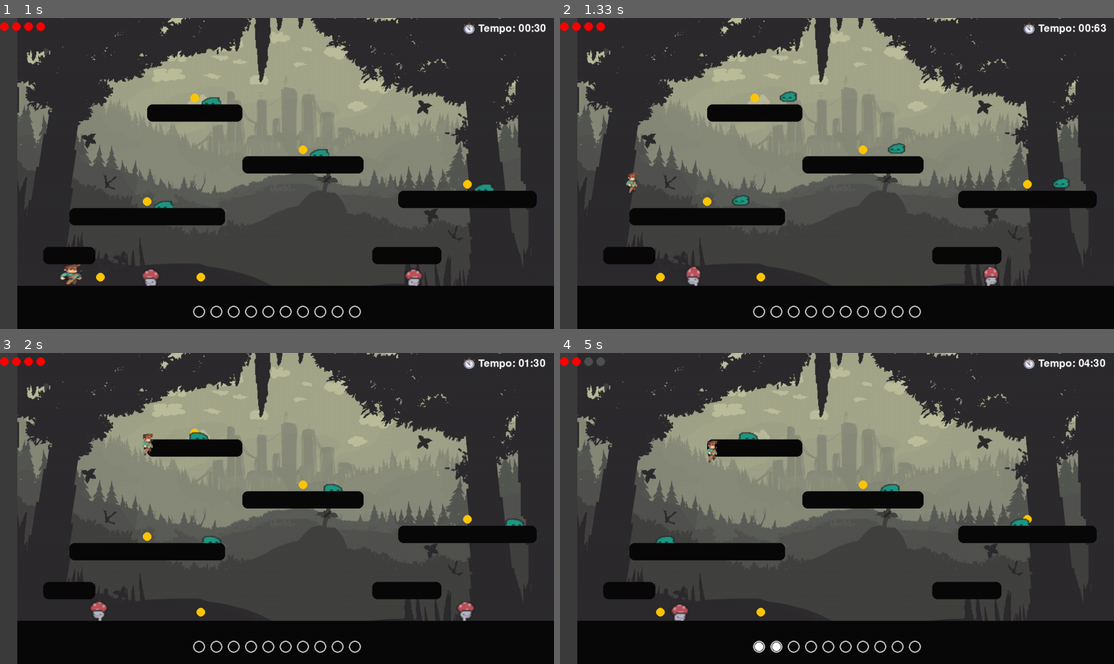
Above: before the commit, frames 1-4 (two rows, left to right).
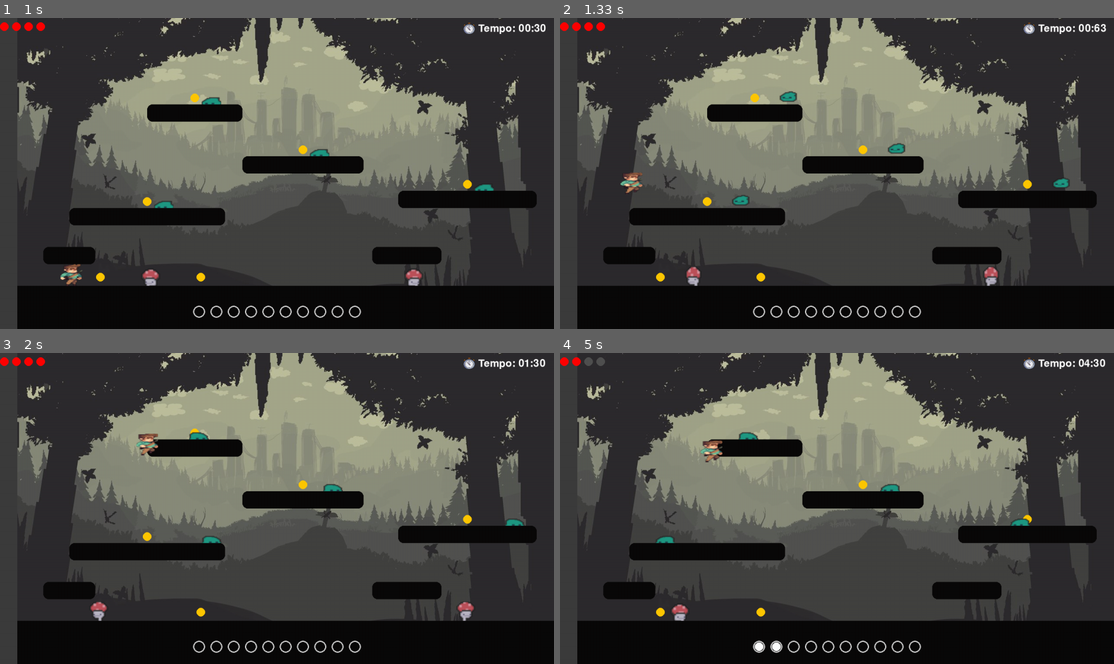
Above: after the commit, the same moments.

Repository: dianaract1311/Pygame-25.2
Game: pygame game, started from fase1.py
The game is run twice, just before and just after one commit, with the same random seed, the same clock (stepped at 60 frames per second) and the same inputs.
Inputs:
- Up to frame 1 (1 s): tap Space at 0.33, 0.67 s
- Up to frame 2 (1.33 s): tap Space at 1 s
- Up to frame 3 (2 s): hold Right 1.33-1.8 s; tap Space at 1.4, 1.7, 1.95 s; hold Right from 1.88 s (still down)
- Up to frame 4 (5 s): tap E at 2.03, 3.53 s; tap Space at 2.25, 2.45, 2.75, 3.02, 3.32, 3.45, 3.75, 4.12, 4.42, 4.62, 4.92 s; release Right at 2.35 s; hold Left 2.38-2.92 s; hold Left 2.95-3.35 s; hold Right 3.38-4.02 s; hold Left 4.05-4.52 s; hold Right from 4.55 s (still down)

Frame 1 is identical in both runs. In frame 2, 0.1% of the frame differs, in the area x 10-15%, y 49-57%; in frame 3, 0.1%; in frame 4, 0.2%, in the area x 25-30%, y 28-36%.

Commit message:
Arrumando sprite do jump do personagem

Diff:
--- a/fase1.py
+++ b/fase1.py
@@ -172,11 +172,8 @@
         self.jump_frame = None
         try:
             jimg = pygame.image.load(jump_path).convert_alpha()
-            # Mantemos proporção: escala para caber na altura do rect mantendo proporção
-            jw, jh = jimg.get_size()
-            scale_h = self.rect.height
-            scale_w = int(jw * (scale_h / jh))
-            self.jump_frame = pygame.transform.smoothscale(jimg, (scale_w, scale_h))
+            # **Alteração**: redimensionar o frame de pulo para exatamente o mesmo tamanho do rect
+            self.jump_frame = pygame.transform.smoothscale(jimg, (self.rect.width, self.rect.height))
         except Exception as e:
             # se falhar, apenas mantemos jump_frame = None (fallback será o comportamento anterior)
             print(f"Aviso: não foi possível carregar jump.png: {e}")
@@ -272,12 +269,9 @@
 
         # Se estiver no ar, desenha o sprite de pulo (se disponível)
         if not self.on_ground and self.jump_frame is not None:
-            # desenhamos o sprite de pulo centralizado horizontalmente no rect para evitar "esticamento"
+            # desenha o sprite de pulo no mesmo tamanho e posição do rect
             frame = self.jump_frame
-            fw, fh = frame.get_size()
-            x = self.rect.centerx - fw // 2 - int(cam.x)
-            y = self.rect.y - int(cam.y)
-            surface.blit(frame, (x, y))
+            surface.blit(frame, (self.rect.x - int(cam.x), self.rect.y - int(cam.y)))
             return
 
         # Escolhe sprite conforme estado do jogador
